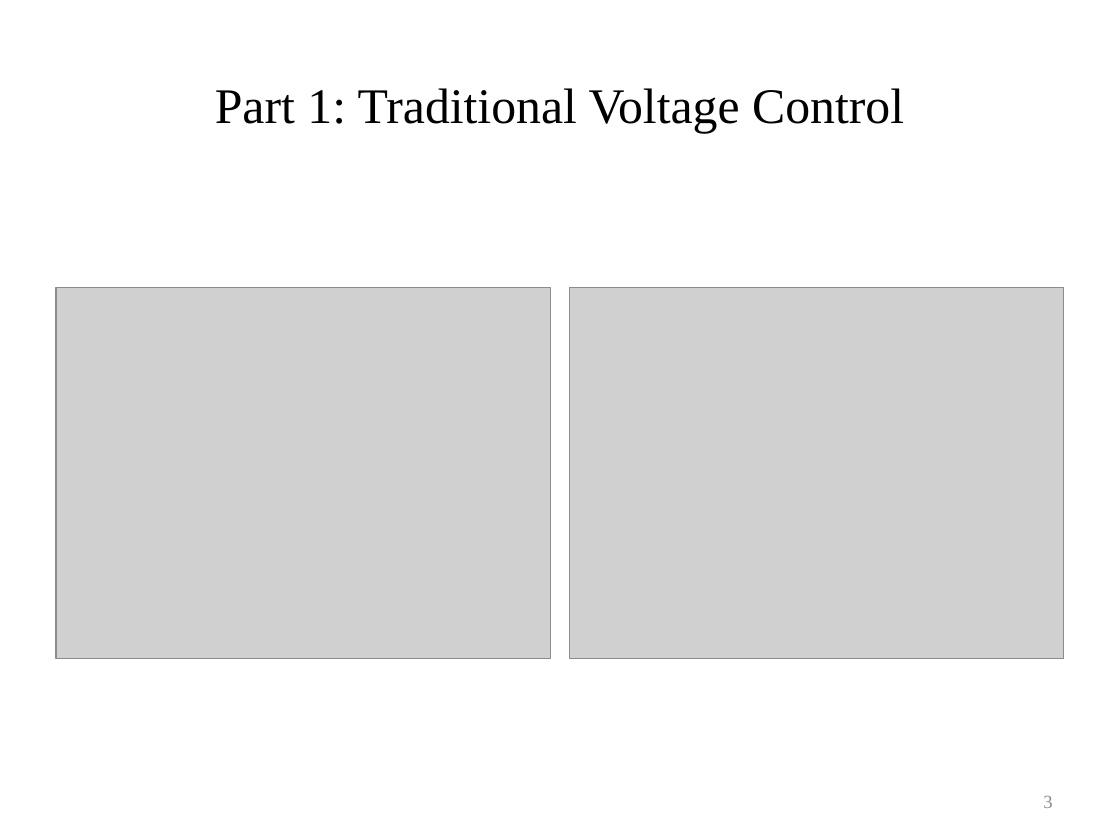
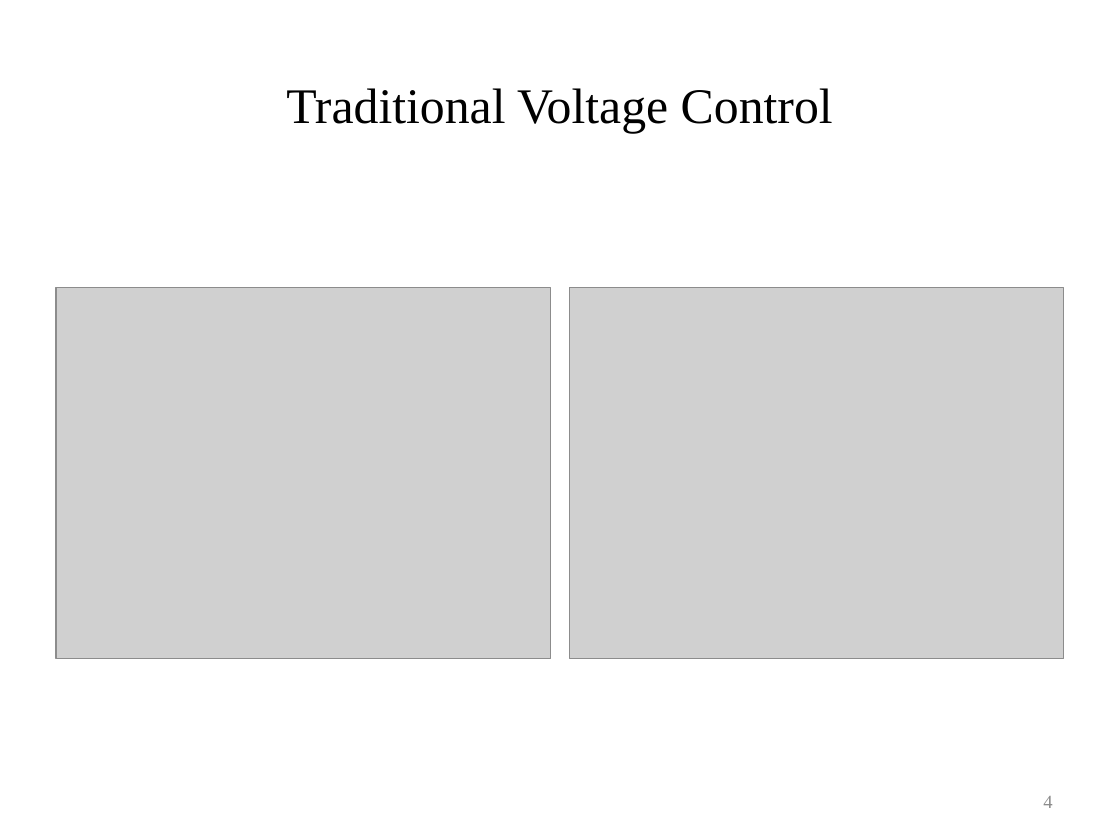
Before and after one commit to gridlab-d/course, a slide deck: slide 4 of University of Washington Class/Module 4 - Voltage control devices.pptx (slide 3 before the commit). Drawn at 1120x840 pixels with LibreOffice and Linux fonts; fonts in the diff are those of the drawing; grey boxes stand for pictures. Boxes give left, top, right and bottom in pixels: in the first picture for what was removed or moved away, otherwise in the second. Text is boxed around its words. In the diff, an @@ line names an element or a change of style, - is before the commit and + after.

Commit message:
Updated slides.

```diff
--- a/University of Washington Class/Module 4 - Voltage control devices.pptx
+++ b/University of Washington Class/Module 4 - Voltage control devices.pptx
@@ title at (286,88,833,133): text changed @@
-Part 1: Traditional Voltage Control
+Traditional Voltage Control
@@ page number at (1043,796,1052,808): text changed @@
-3
+4
```
Also in this commit, not shown: 3 other slides changed, 1 slide added, 1 slide removed, 4 other files.
